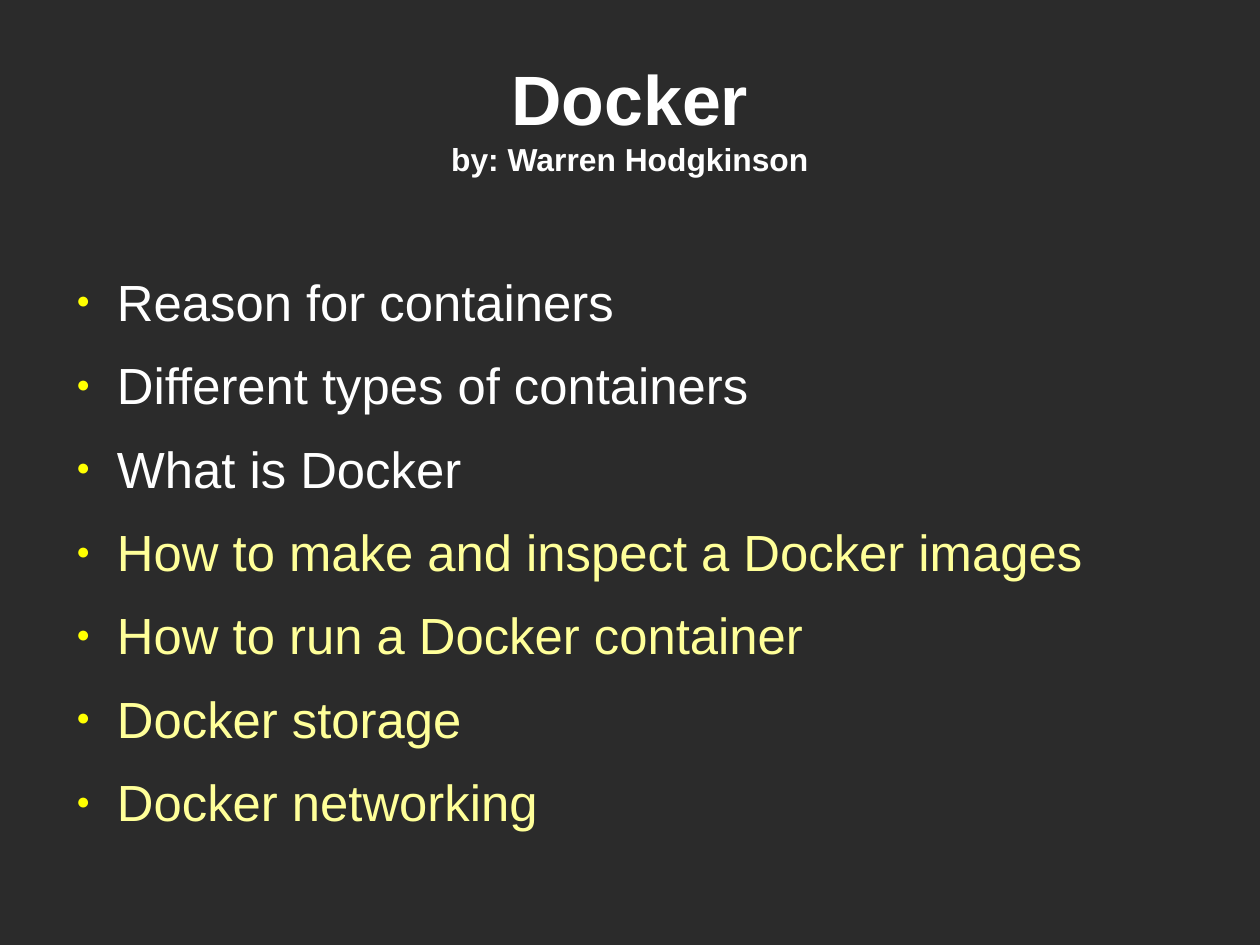
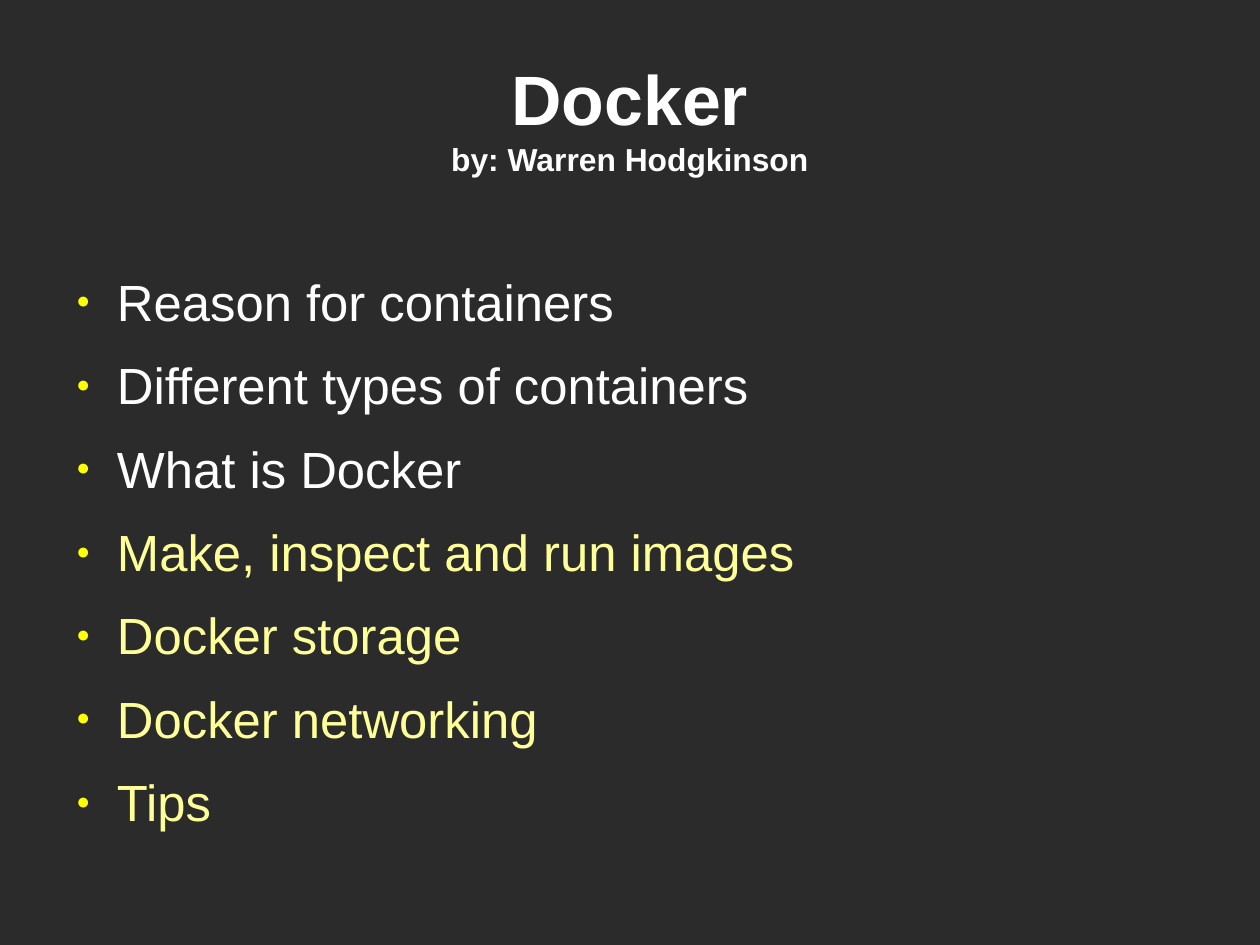
Before and after one commit to showmethehello/mit-docker-talk, a slide deck: slide 1 of docker.odp. Drawn at 1260x945 pixels with LibreOffice and Linux fonts; fonts in the diff are those of the drawing; background and template pictures are left out; a plain dark background stands for a picture behind light text. Boxes give left, top, right and bottom in pixels: in the first picture for what was removed or moved away, otherwise in the second. Text is boxed around its words. In the diff, an @@ line names an element or a change of style, - is before the commit and + after.

Commit message:
Changes to presentation

```diff
--- a/docker.odp
+++ b/docker.odp
@@ text at [117,534,795,582]: text changed @@
-● How to make and inspect a Docker images
-● How to run a Docker container
+● Make, inspect and run images
@@ text at [117,784,211,832]: paragraph added @@
+● Tips
```
Also in this commit, not shown: 1 other slide changed, 6 slides added.
